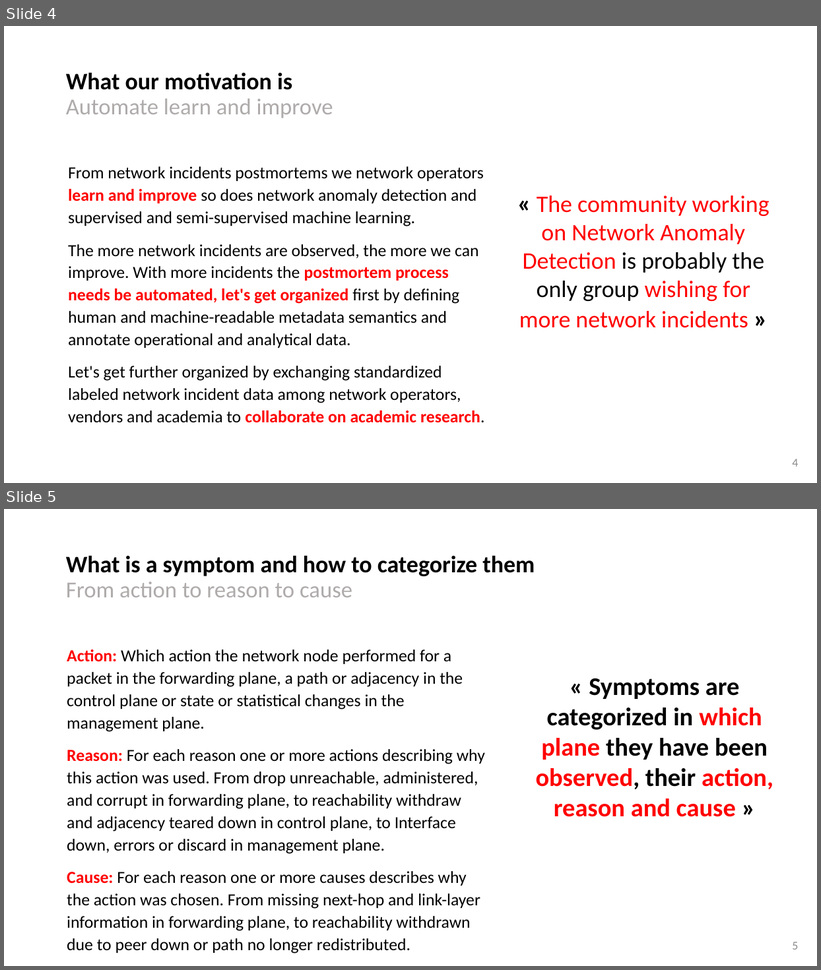
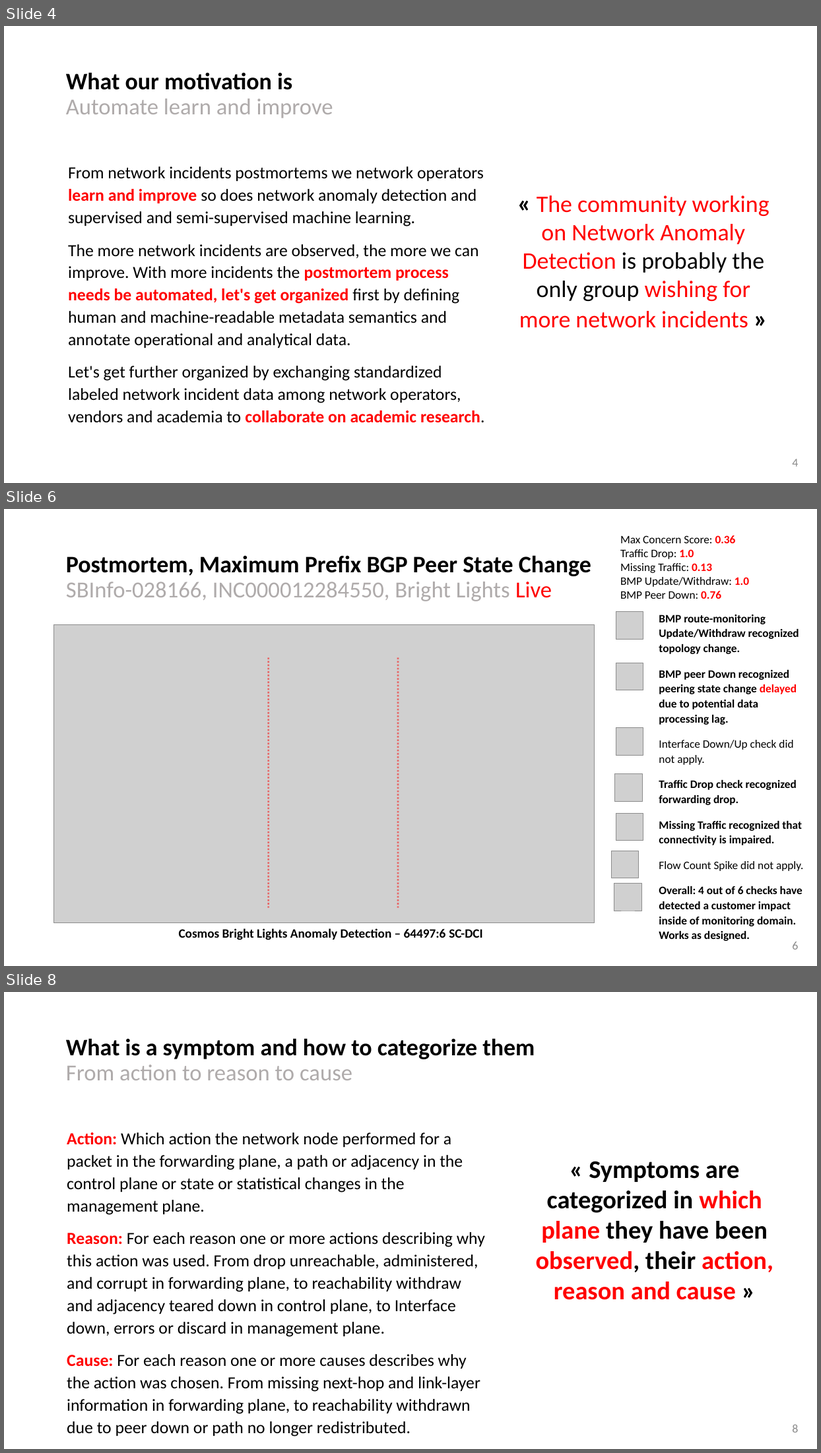
Before and after one commit to network-analytics/ietf-network-analytics-document-status, a slide deck: 119/NMOP/draft-netana-nmop-network-anomaly-semantics-and-lifecycle.pptx. Shown one above the other, each under a label of ours: slides 4 and 5 before the commit, slides 4, 6 and 8 after it; the slides between them are not shown. The pictures are 821x970 and 821x1453 pixels, drawn with LibreOffice and Linux fonts; fonts in the diff are those of the drawing; grey boxes stand for pictures. Boxes give left, top, right and bottom in pixels: in the first picture for what was removed or moved away, otherwise in the second. Text is boxed around its words. In the diff, an @@ line names an element or a change of style, - is before the commit and + after.

```diff
--- a/119/NMOP/draft-netana-nmop-network-anomaly-semantics-and-lifecycle.pptx
+++ b/119/NMOP/draft-netana-nmop-network-anomaly-semantics-and-lifecycle.pptx
@@ slide 6 added at <box>4,509,817,966</box>, background #FFFFFF @@
@@ text added at <box>620,535,749,599</box>, 13.5 pt, text #000000 @@
+Max Concern Score: 0.36
+Traffic Drop: 1.0
+Missing Traffic: 0.13
+BMP Update/Withdraw: 1.0
+BMP Peer Down: 0.76
@@ title added at <box>66,555,591,601</box>, 27 pt, text #000000 @@
+Postmortem, Maximum Prefix BGP Peer State Change
+SBInfo-028166, INC000012284550, Bright Lights Live
@@ picture added at <box>54,625,595,923</box> @@
@@ picture added at <box>616,612,644,640</box> @@
@@ text added at <box>659,615,803,941</box>, 13.5 pt, text #000000, bold @@
+BMP route-monitoring Update/Withdraw recognized topology change.
+BMP peer Down recognized peering state change delayed due to potential data processing lag.
+Interface Down/Up check did not apply.
+Traffic Drop check recognized forwarding drop.
+Missing Traffic recognized that connectivity is impaired.
+Flow Count Spike did not apply.
+Overall: 4 out of 6 checks have detected a customer impact inside of monitoring domain. Works as designed.
@@ line added from (269, 658) to (269, 908), #FF0000 2 pt dashed @@
@@ line added from (398, 658) to (398, 908), #FF0000 2 pt dashed @@
@@ picture added at <box>616,663,644,691</box> @@
@@ picture added at <box>616,728,644,755</box> @@
@@ picture added at <box>615,774,643,802</box> @@
@@ picture added at <box>616,813,644,841</box> @@
@@ picture added at <box>612,851,639,879</box> @@
@@ picture added at <box>614,883,642,911</box> @@
@@ text added at <box>179,929,482,941</box>, 15 pt, text #000000, bold @@
+Cosmos Bright Lights Anomaly Detection – 64497:6 SC-DCI
@@ page number added at <box>792,942,798,950</box>, 14 pt, text #8C8C8C @@
+6
@@ what was slide 5 is now slide 8 @@
@@ page number at <box>792,1425,798,1433</box>: text changed @@
-5
+8
```
Also in this commit, not shown: 5 slides changed, 4 other slides added, 1 slide removed, 2 other files.
